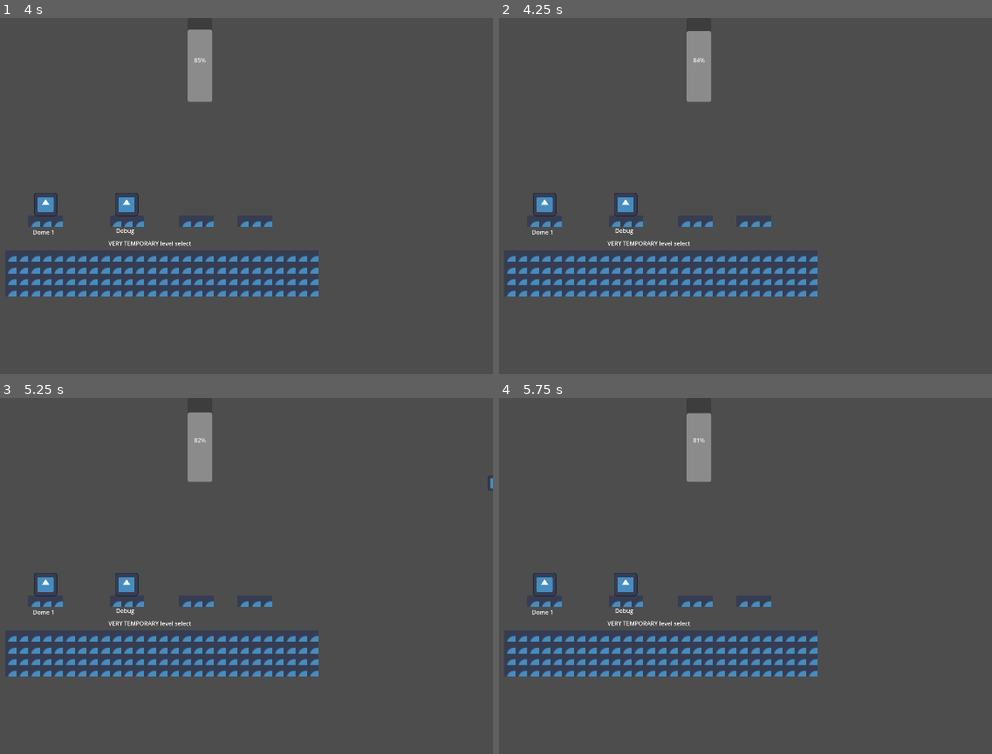
Above: before the commit, frames 1-4 (two rows, left to right).
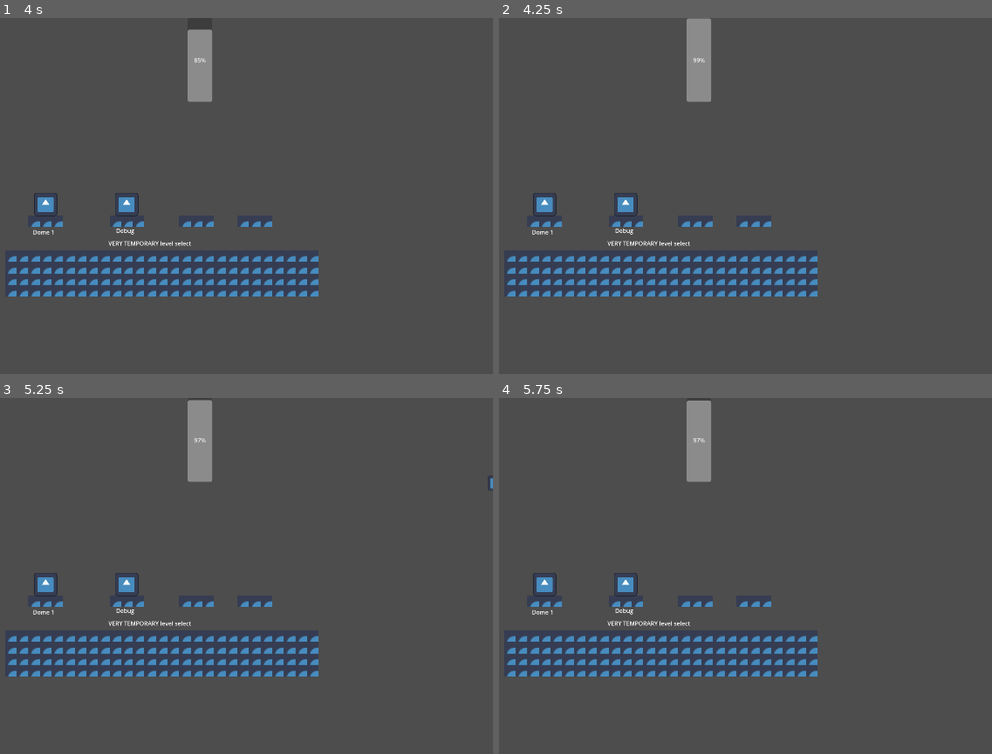
Above: after the commit, the same moments.

Repository: WholeYear12GameDesign/GrandmaGame
Game: Godot game, scene res://Scenes/main.tscn
Two runs of this game, one before a commit and one after it. Both use one fixed random seed, a clock stepped at 60 frames per second and the inputs below. The engine's default icon, where the game draws it, is replaced by a stand-in: a white triangle on a blue panel in a dark square.
Inputs:
- Up to frame 1 (4 s): tap Enter at 0.5 s; hold Space (jetpack) 0.53-1.28 s; hold D (right) 0.53-2.03 s; tap W (jump) at 0.77, 1.52, 3.02, 3.77 s; tap Space (jetpack) at 1.35, 2.85 s; hold A (left) 2.03-2.78 s; hold Space (jetpack) 2.03-2.78 s; hold D (right) from 2.78 s (still down); hold Space (jetpack) from 3.53 s (still down)
- Up to frame 2 (4.25 s): keep holding D (right); keep holding Space (jetpack); tap F1 (free_oxygen, bound only after the commit) at 4.15 s
- Up to frame 3 (5.25 s): release D (right) at 4.28 s; release Space (jetpack) at 4.28 s; hold A (left) 4.28-5.03 s; tap Space (jetpack) at 4.35, 5 s; tap W (jump) at 4.52 s; hold D (right) from 5.03 s (still down); hold Space (jetpack) from 5.03 s (still down)
- Up to frame 4 (5.75 s): keep holding D (right); keep holding Space (jetpack)

Frame 1 is identical in both runs. In frame 2, 0.2% of the frame differs, in the area x 38-44%, y 0-13%; in frame 3, 0.2%; in frame 4, 0.2%.

Commit message:
Update project.godot

Diff:
--- a/GrandmaBasement/project.godot
+++ b/GrandmaBasement/project.godot
@@ -68,3 +68,8 @@
 , Object(InputEventKey,"resource_local_to_scene":false,"resource_name":"","device":-1,"window_id":0,"alt_pressed":false,"shift_pressed":false,"ctrl_pressed":false,"meta_pressed":false,"pressed":false,"keycode":0,"physical_keycode":4194322,"key_label":0,"unicode":0,"echo":false,"script":null)
 ]
 }
+free_oxygen={
+"deadzone": 0.5,
+"events": [Object(InputEventKey,"resource_local_to_scene":false,"resource_name":"","device":-1,"window_id":0,"alt_pressed":false,"shift_pressed":false,"ctrl_pressed":false,"meta_pressed":false,"pressed":false,"keycode":0,"physical_keycode":4194332,"key_label":0,"unicode":0,"echo":false,"script":null)
+]
+}
